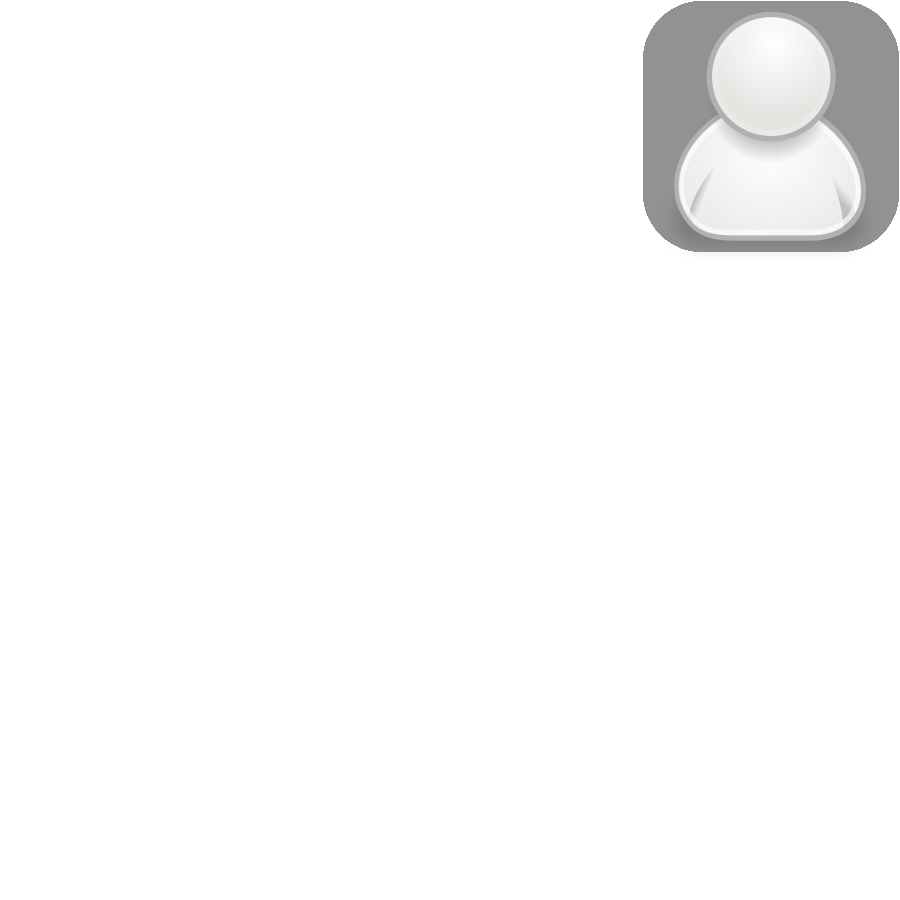
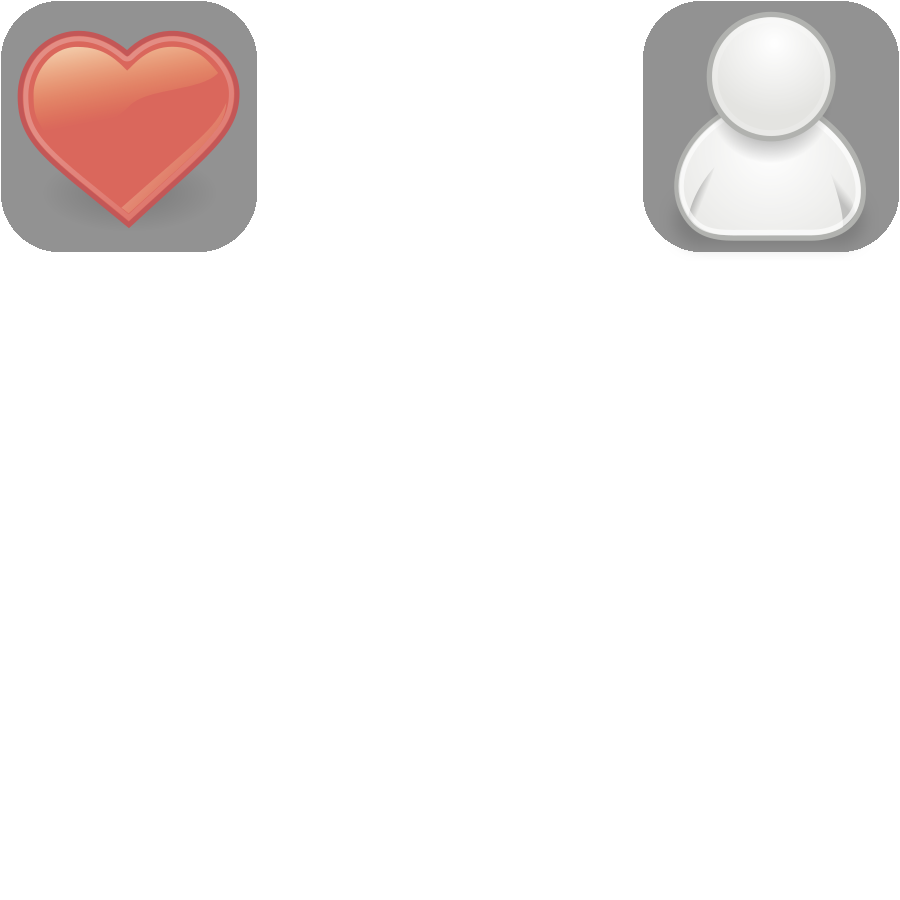
Two versions of the same layered image (900px x 900px). Layer-by-layer changes:
added group "favourite" (66%) with 2 layers above "Example" over [1, 1, 257, 252]
added layer "貼り付けられたレイヤー" in group "favourite" over [17, 30, 240, 231]
added layer "bg コピー" (65%) in group "favourite" over [1, 1, 257, 252]
